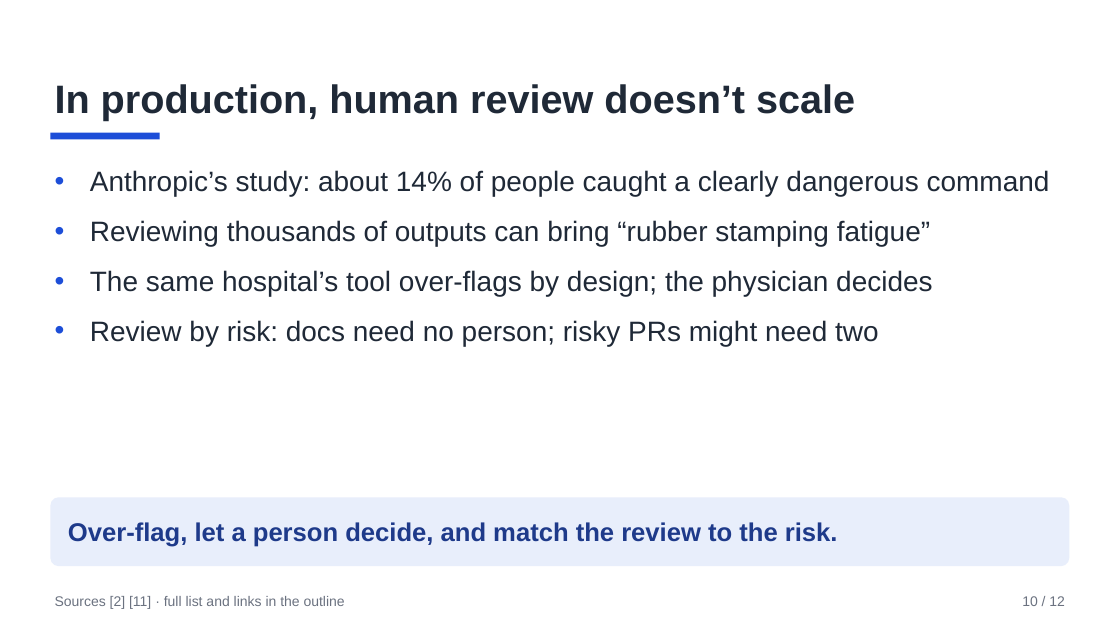
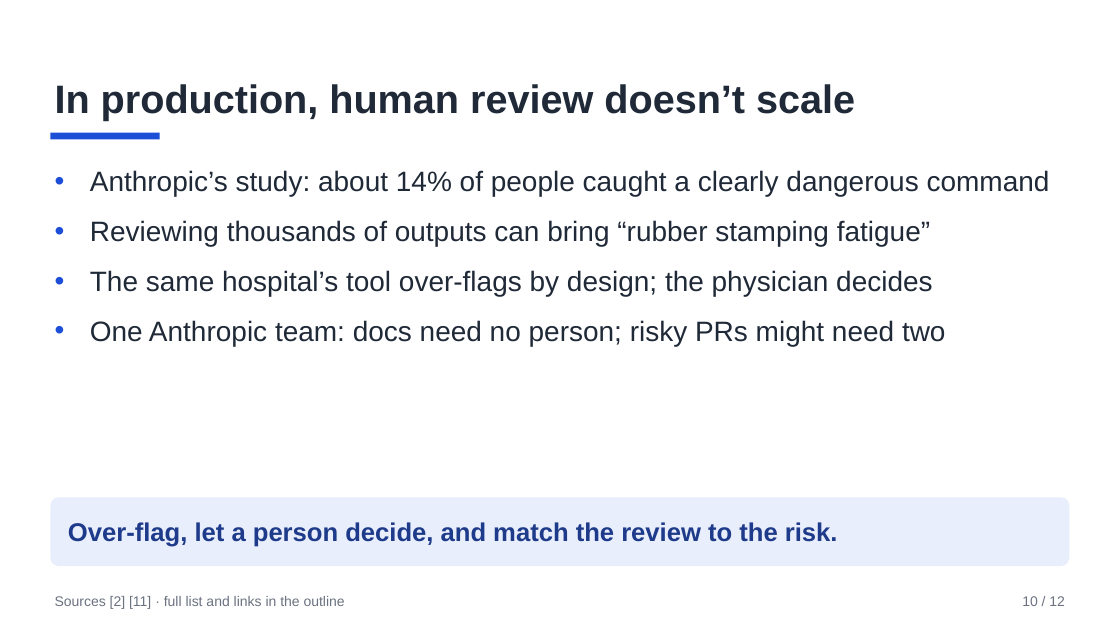
Before and after one commit to AnilKerai/applied-ai-handbook, a slide deck: slide 10 of 4-build/talk-building-ai-features.pptx. Drawn at 1120x630 pixels with LibreOffice and Linux fonts; fonts in the diff are those of the drawing. Boxes give left, top, right and bottom in pixels: in the first picture for what was removed or moved away, otherwise in the second. Text is boxed around its words. In the diff, an @@ line names an element or a change of style, - is before the commit and + after.

Commit message:
Talks: building AI features, review fixes

```diff
--- a/4-build/talk-building-ai-features.pptx
+++ b/4-build/talk-building-ai-features.pptx
@@ text at [90, 320, 946, 346]: text changed @@
-• Review by risk: docs need no person; risky PRs might need two
+• One Anthropic team: docs need no person; risky PRs might need two
```
Also in this commit, not shown: 2 other slides changed, 1 other file.
